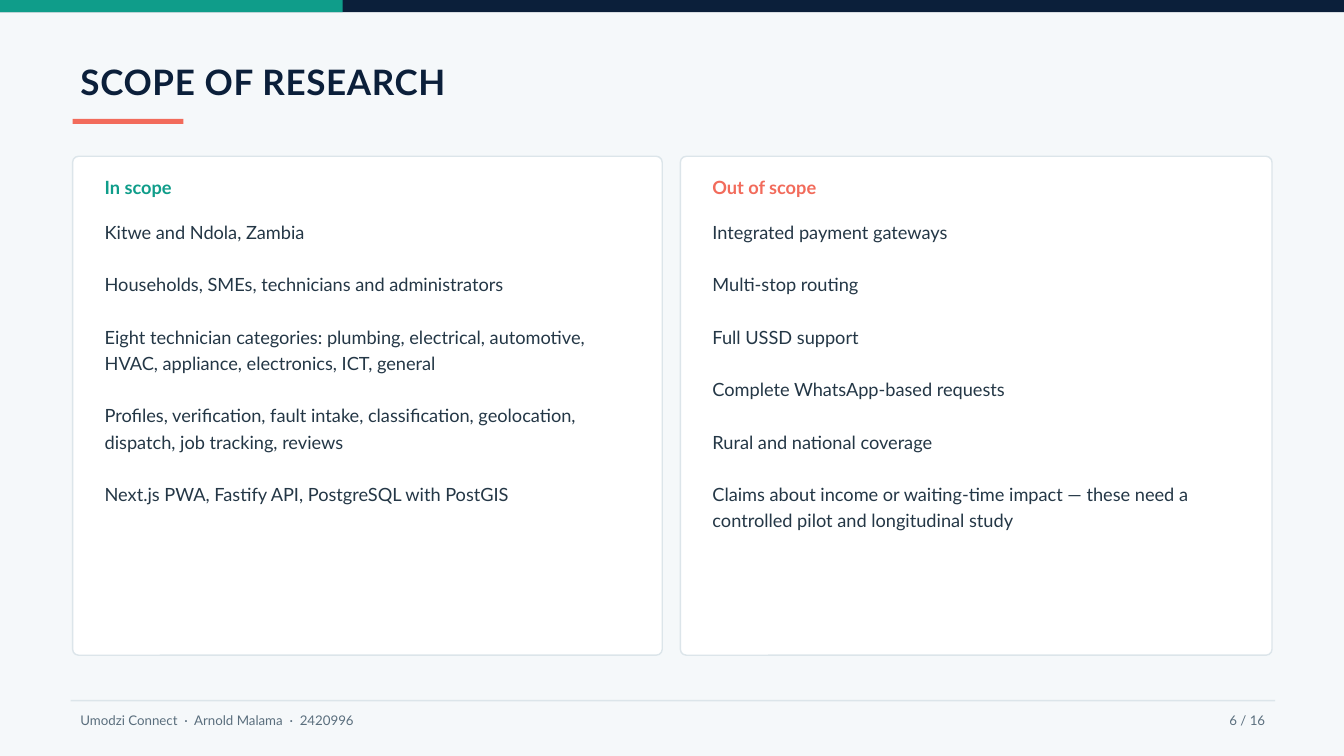
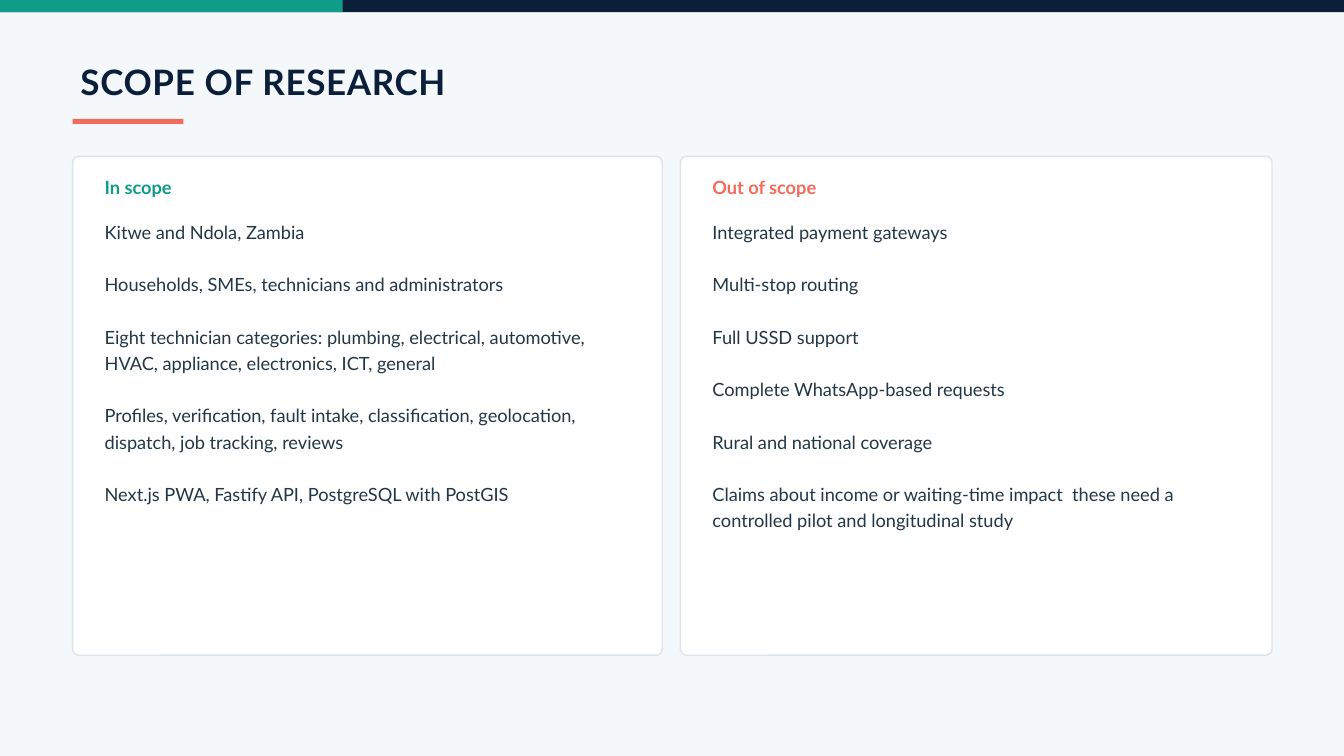
Before and after one commit to malama996/Umodzi-Conneckt, a slide deck: slide 6 of Umodzi_Connect_Defence_Package/Umodzi_Connect_Final_Defence_Presentation.pptx. Drawn at 1344x756 pixels with LibreOffice and Linux fonts; fonts in the diff are those of the drawing. Boxes give left, top, right and bottom in pixels: in the first picture for what was removed or moved away, otherwise in the second. Text is boxed around its words. In the diff, an @@ line names an element or a change of style, - is before the commit and + after.

```diff
--- a/Umodzi_Connect_Defence_Package/Umodzi_Connect_Final_Defence_Presentation.pptx
+++ b/Umodzi_Connect_Defence_Package/Umodzi_Connect_Final_Defence_Presentation.pptx
@@ text at (x1=712, y1=487, x2=1174, y2=531): text changed @@
-Claims about income or waiting-time impact — these need a controlled pilot and longitudinal study
+Claims about income or waiting-time impact these need a controlled pilot and longitudinal study
@@ line removed from (71, 701) to (1275, 701) @@
@@ text removed at (x1=80, y1=715, x2=354, y2=725) @@
-Umodzi Connect · Arnold Malama · 2420996
@@ text removed at (x1=1229, y1=715, x2=1265, y2=725) @@
-6 / 16
```
Also in this commit, not shown: 13 other slides changed, 2 slides removed, 9 other files.
